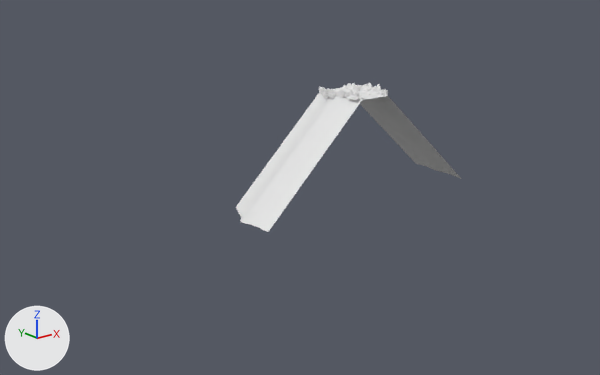
The OBJ model VektoriaApp/models/RoadTiles/RoadTiles_Curve_UpDown/RoadTiles_Curve_R_Down/RoadTile_Curve_R_Down0.obj as it was, and as the next commit left it.
Before and after are seen from a camera (50 mm lens) standing at (-1614.0, -1828.0, 460.0) and looking at (-99.0, 66.0, -298.0). The lights are fixed; the arrows at lower left show +X, +Y and +Z. Where no turn or scale is listed for an object, it has been applied to the vertices. Vertices at the same position are counted once.

Names of what the first picture shows: 'Rocks_LowPoly1_Cube.001'.
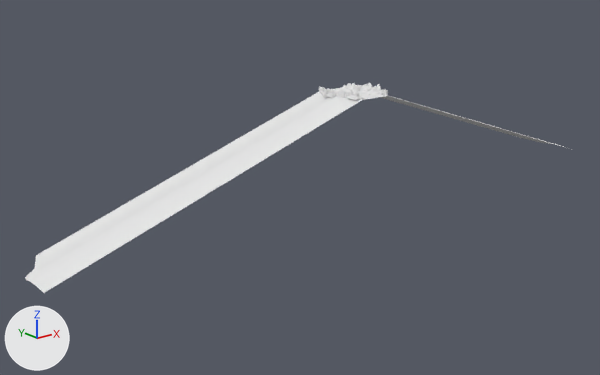
The change, as a list of edits to the scene's bpy script:
```text
Change me_rocks_lowpoly1_cube_001:
    where me_rocks_lowpoly1_cube_001.from_pydata(...)  # 4625 vertices, 9072 faces; spans x -380.0..497.0, y -150.0..150.0, z -345.0..22.0
    used by ob_rocks_lowpoly1_cube_001; location = (0.0, 0.0, 0.0)
    before: 4601 (-380.0, -95.0, -315.0) at pixel (256, 226), 4603 (-380.0, -68.0, -317.0) at pixel (250, 224), 4604 (-380.0, -41.0, -321.0) at pixel (244, 223), 4605 (-318.0, 68.0, -343.0) at pixel (240, 216), 4606 (-336.0, 41.0, -339.0) at pixel (241, 218)
    before: 4607 (-292.0, 123.0, -345.0) at pixel (237, 210), 4609 (-358.0, 14.0, -333.0) at pixel (239, 220), 4610 (-373.0, -14.0, -327.0) at pixel (241, 222), 4611 (-280.0, 150.0, -345.0) at pixel (235, 207), 4612 (-380.0, -150.0, -315.0) at pixel (268, 232)
    me_rocks_lowpoly1_cube_001 part 1
    add for i in [4601, *range(4603, 4607), 4609, 4610]: me_rocks_lowpoly1_cube_001.vertices[i].co += Vector((-618.0, 0.0, 0.0))
    add for i in [4607, 4611, 4612]: me_rocks_lowpoly1_cube_001.vertices[i].co += Vector((-620.0, 0.0, 0.0))
    me_rocks_lowpoly1_cube_001.vertices[4602].co: (-380.0, -123.0, -315.0) -> (-999.0, -123.0, -315.0)  # pixel (262, 229) -> pixel (39, 289)
    me_rocks_lowpoly1_cube_001.vertices[4608].co: (-305.0, 95.0, -345.0) -> (-924.0, 95.0, -345.0)  # pixel (238, 213) -> pixel (35, 264)
    me_rocks_lowpoly1_cube_001 part 2
    me_rocks_lowpoly1_cube_001.vertices[4613].co: (497.0, 95.0, -345.0) -> (1102.0, 95.0, -345.0)  # pixel (426, 166) -> pixel (532, 140)
    me_rocks_lowpoly1_cube_001.vertices[4614].co: (497.0, 123.0, -345.0) -> (1101.0, 123.0, -345.0)  # pixel (421, 165) -> pixel (526, 139)
    me_rocks_lowpoly1_cube_001.vertices[4615].co: (403.0, -123.0, -315.0) -> (1009.0, -123.0, -315.0)  # pixel (456, 177) -> pixel (567, 147)
    me_rocks_lowpoly1_cube_001.vertices[4616].co: (410.0, -95.0, -315.0) -> (1017.0, -95.0, -315.0)  # pixel (452, 175) -> pixel (562, 145)
    me_rocks_lowpoly1_cube_001.vertices[4617].co: (456.0, 14.0, -333.0) -> (1064.0, 14.0, -333.0)  # pixel (436, 170) -> pixel (544, 143)
    me_rocks_lowpoly1_cube_001.vertices[4618].co: (473.0, 41.0, -339.0) -> (1080.0, 41.0, -339.0)  # pixel (433, 169) -> pixel (540, 142)
    me_rocks_lowpoly1_cube_001.vertices[4619].co: (488.0, 68.0, -343.0) -> (1094.0, 68.0, -343.0)  # pixel (431, 168) -> pixel (537, 141)
    me_rocks_lowpoly1_cube_001.vertices[4620].co: (416.0, -68.0, -317.0) -> (1025.0, -68.0, -317.0)  # pixel (447, 173) -> pixel (556, 144)
    me_rocks_lowpoly1_cube_001.vertices[4621].co: (425.0, -41.0, -321.0) -> (1034.0, -41.0, -321.0)  # pixel (442, 172) -> pixel (552, 143)
    me_rocks_lowpoly1_cube_001.vertices[4622].co: (441.0, -14.0, -327.0) -> (1049.0, -14.0, -327.0)  # pixel (439, 171) -> pixel (548, 143)
    me_rocks_lowpoly1_cube_001.vertices[4623].co: (497.0, 150.0, -345.0) -> (1100.0, 150.0, -345.0)  # pixel (415, 163) -> pixel (520, 137)
    me_rocks_lowpoly1_cube_001.vertices[4624].co: (397.0, -150.0, -315.0) -> (1001.0, -150.0, -315.0)  # pixel (462, 179) -> not seen
```

What differs and where, as boxes (x1, y1, x2, y2) in the pictures (600 x 375 px; the box of a moved part takes in the faces that stretch with it):
'Rocks_LowPoly1_Cube.001', reshaped (140% wider, 41% taller)
    before: (236, 83, 461, 232)
    after: (25, 83, 566, 293)
part 1 of me_rocks_lowpoly1_cube_001, moved or reshaped
    before: (236, 92, 362, 232)
    after: (25, 92, 362, 293)
part 2 of me_rocks_lowpoly1_cube_001, moved or reshaped
    before: (360, 96, 461, 179)
    after: (380, 96, 566, 148)
